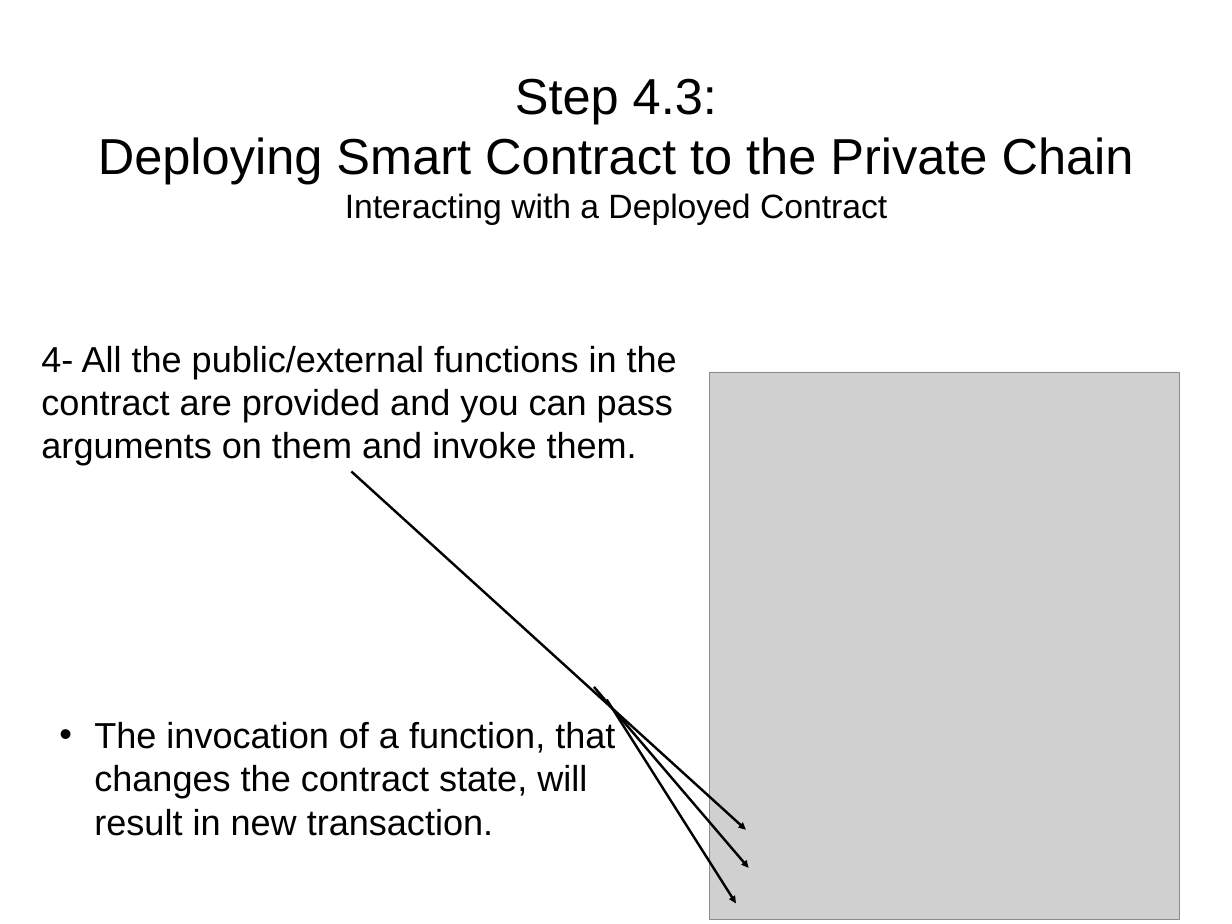
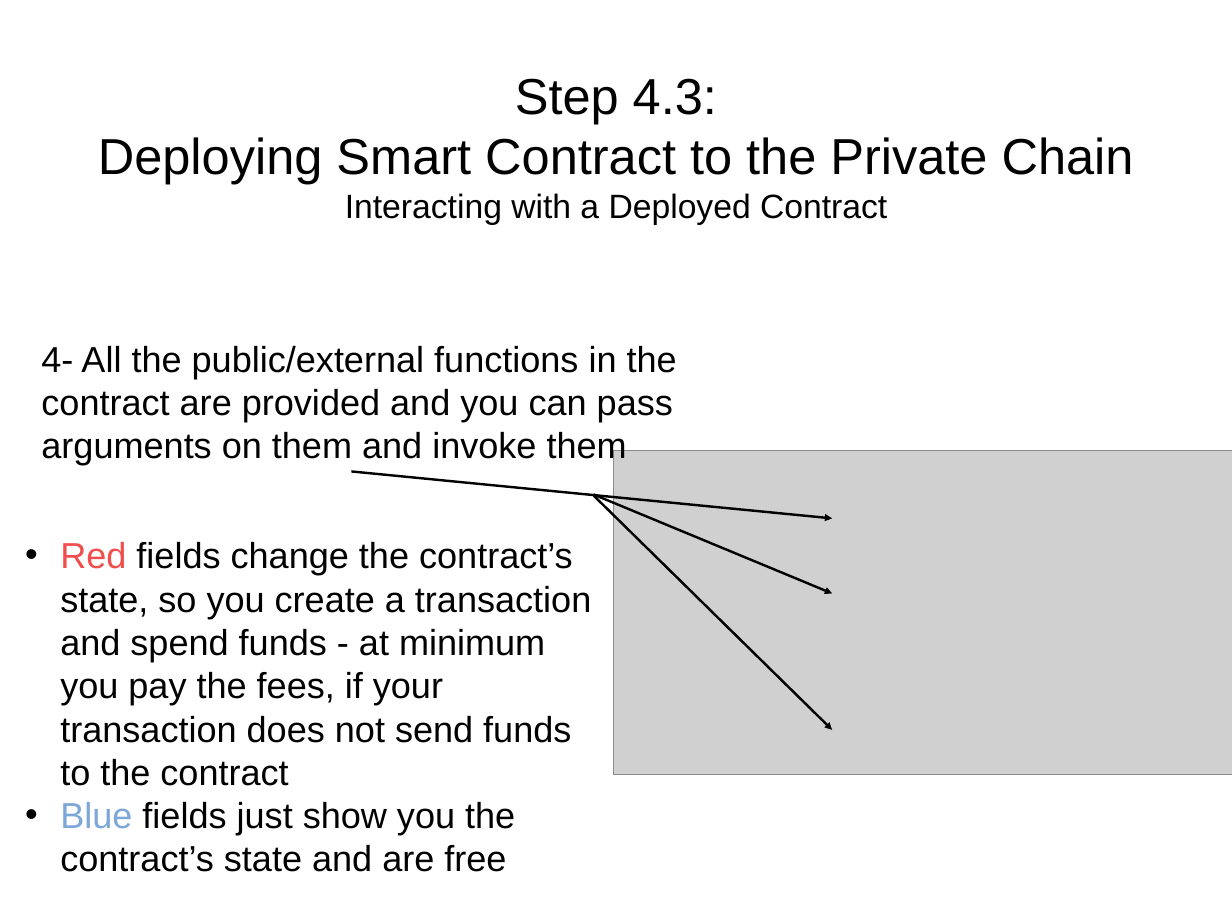
Before and after one commit to solegga/blockchaincourse, a slide deck: slide 20 of How_to_connect_to_university_of_edinburgh_private_blockchain.pptx (slide 17 before the commit). Drawn at 1232x924 pixels with LibreOffice and Linux fonts; fonts in the diff are those of the drawing; grey boxes stand for pictures. Boxes give left, top, right and bottom in pixels: in the first picture for what was removed or moved away, otherwise in the second. Text is boxed around its words. In the diff, an @@ line names an element or a change of style, - is before the commit and + after.

```diff
--- a/How_to_connect_to_university_of_edinburgh_private_blockchain.pptx
+++ b/How_to_connect_to_university_of_edinburgh_private_blockchain.pptx
@@ text at box(41, 346, 677, 465): text changed @@
-4- All the public/external functions in the contract are provided and you can pass arguments on them and invoke them.
+4- All the public/external functions in the contract are provided and you can pass arguments on them and invoke them
@@ picture removed at box(710, 372, 1180, 919) @@
@@ freeform shape added at box(352, 471, 833, 518), outline #000000 2.01 pt @@
@@ picture added at box(614, 451, 1232, 775) @@
@@ freeform shape added at box(593, 495, 833, 593), outline #000000 2.01 pt @@
@@ freeform shape: place and size @@
-freeform shape at box(352, 471, 746, 830)
+freeform shape at box(594, 496, 833, 729)
@@ text added at box(60, 542, 591, 872), 30 pt, text #000000 @@
+• Red fields change the contract’s state, so you create a transaction and spend funds - at minimum you pay the fees, if your transaction does not send funds to the contract
+• Blue fields just show you the contract’s state and are free
@@ freeform shape removed at box(594, 687, 749, 868) @@
@@ freeform shape removed at box(606, 700, 736, 904) @@
@@ text removed at box(94, 722, 615, 836) @@
-• The invocation of a function, that changes the contract state, will result in new transaction.
```
Also in this commit, not shown: 12 other slides changed, 5 slides added, 1 other file.
